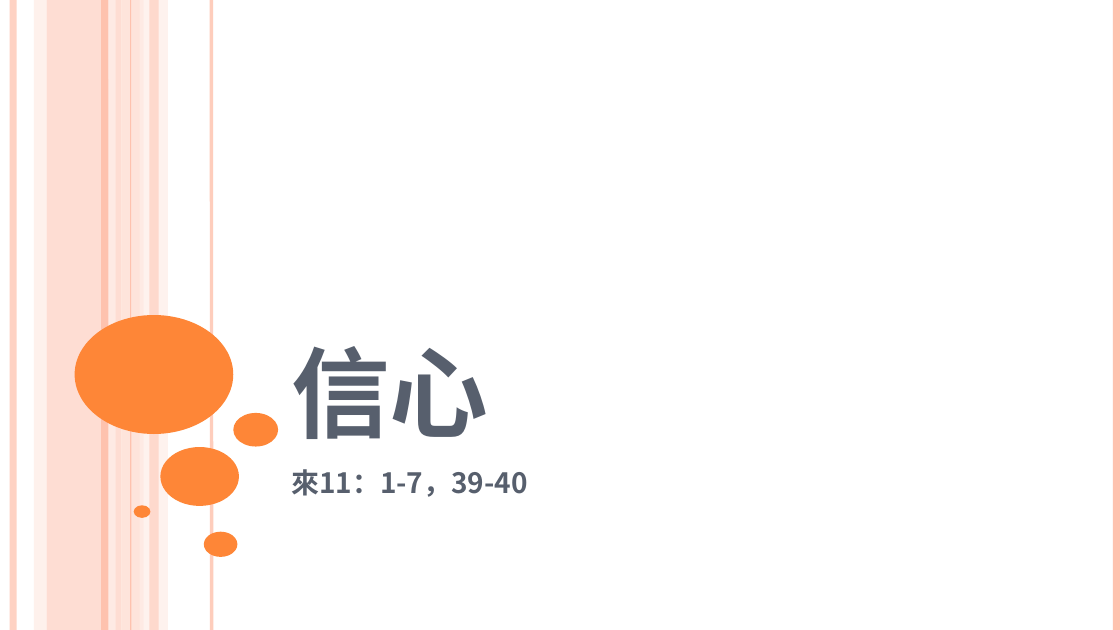
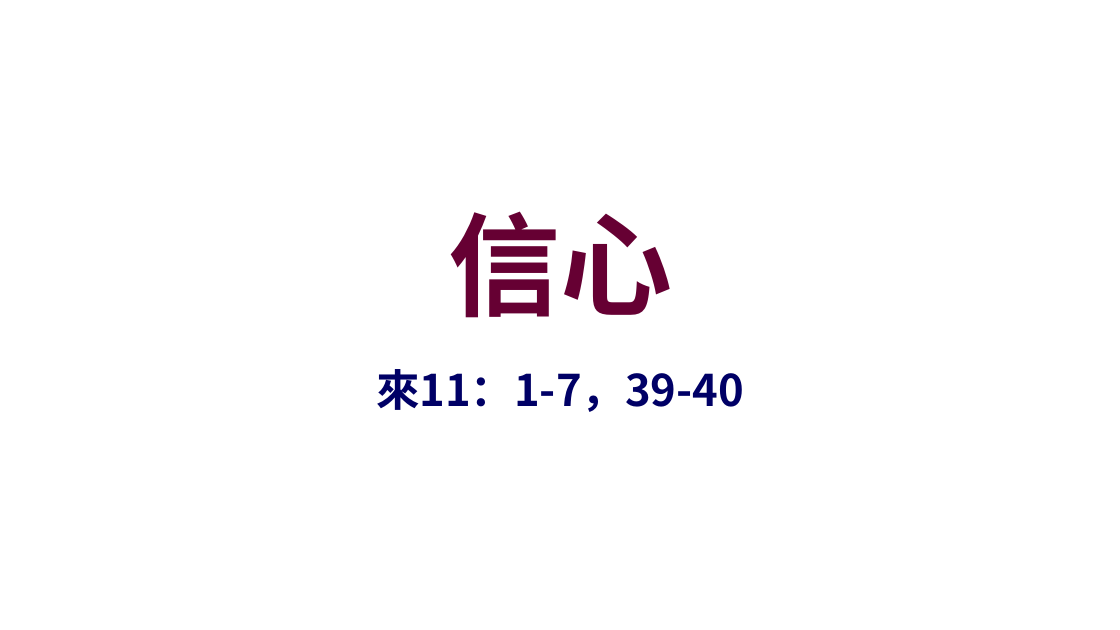
Before and after one commit to batisuoc/worship-resources, a slide deck: slide 1 of 66信心.pptx. Drawn at 1120x630 pixels with LibreOffice and Linux fonts; fonts in the diff are those of the drawing; background and template pictures are left out. Boxes give left, top, right and bottom in pixels: in the first picture for what was removed or moved away, otherwise in the second. Text is boxed around its words. In the diff, an @@ line names an element or a change of style, - is before the commit and + after.

Commit message:
Update ppts

```diff
--- a/66信心.pptx
+++ b/66信心.pptx
@@ line removed from (13, 0) to (13, 629) @@
@@ rectangle removed at [34,0,46,629] @@
@@ rectangle removed at [47,0,122,629] @@
@@ line removed from (104, 0) to (104, 629) @@
@@ line removed from (112, 0) to (112, 629) @@
@@ rectangle removed at [121,0,143,629] @@
@@ line removed from (131, 0) to (131, 629) @@
@@ rectangle removed at [140,0,168,629] @@
@@ rectangle removed at [149,0,158,629] @@
@@ line removed from (212, 0) to (212, 629) @@
@@ line removed from (1117, 0) to (1117, 629) @@
@@ title "信心": place and size @@
-title "信心" at [291,346,488,439]
+title "信心" at [448,211,672,318]
@@ title "信心" at [448,211,672,318]: size 79.2 to 72 pt, text colour #575F6D to #660033, small capitals off; alignment left to centre; vertical alignment bottom to middle @@
@@ ellipse removed at [75,315,234,433] @@
@@ subtitle "來11：1-7，39-40": place and size @@
-subtitle "來11：1-7，39-40" at [291,469,528,497]
+subtitle "來11：1-7，39-40" at [376,369,744,412]
@@ subtitle "來11：1-7，39-40" at [376,369,744,412]: size 18 to 28 pt, text colour #575F6D to #000066; alignment left to centre @@
@@ ellipse removed at [233,413,278,447] @@
@@ ellipse removed at [160,447,239,506] @@
@@ ellipse removed at [133,505,150,517] @@
@@ ellipse removed at [204,532,237,558] @@
```
Also in this commit, not shown: 5 other slides changed, 2 slides added.
